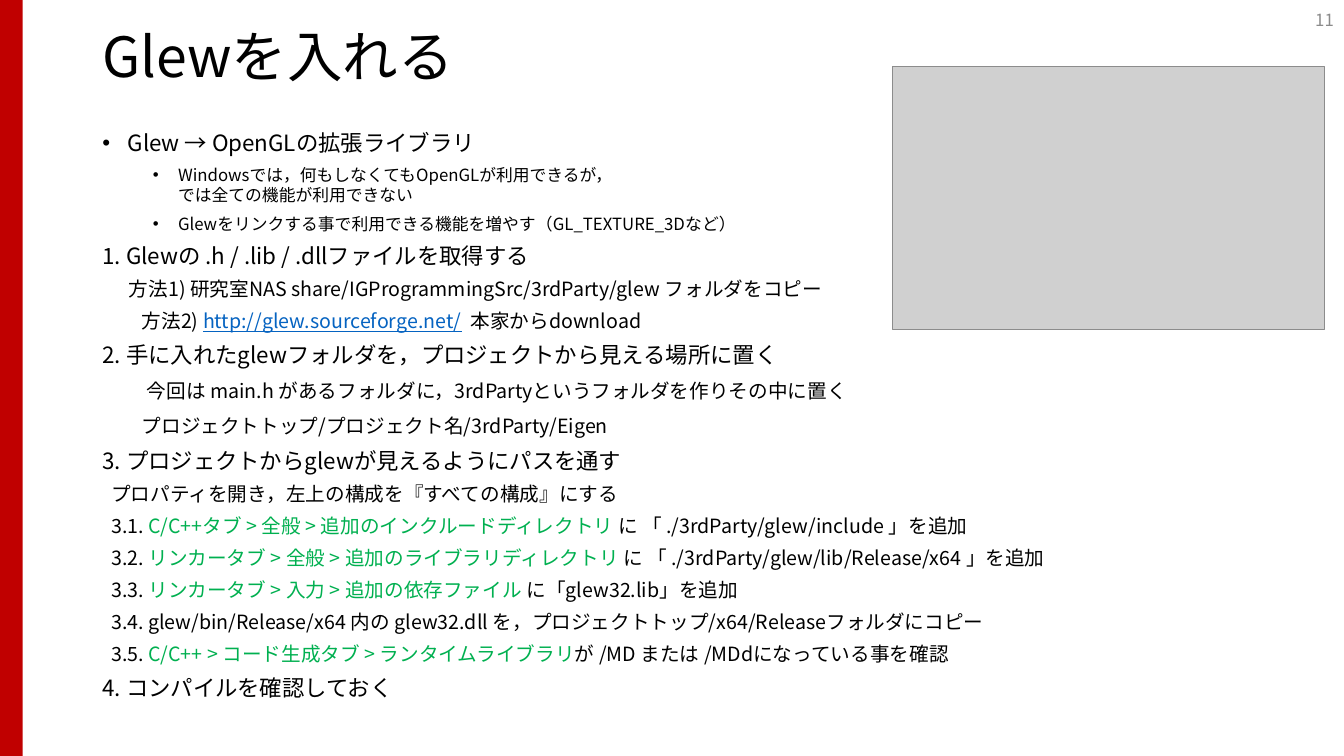
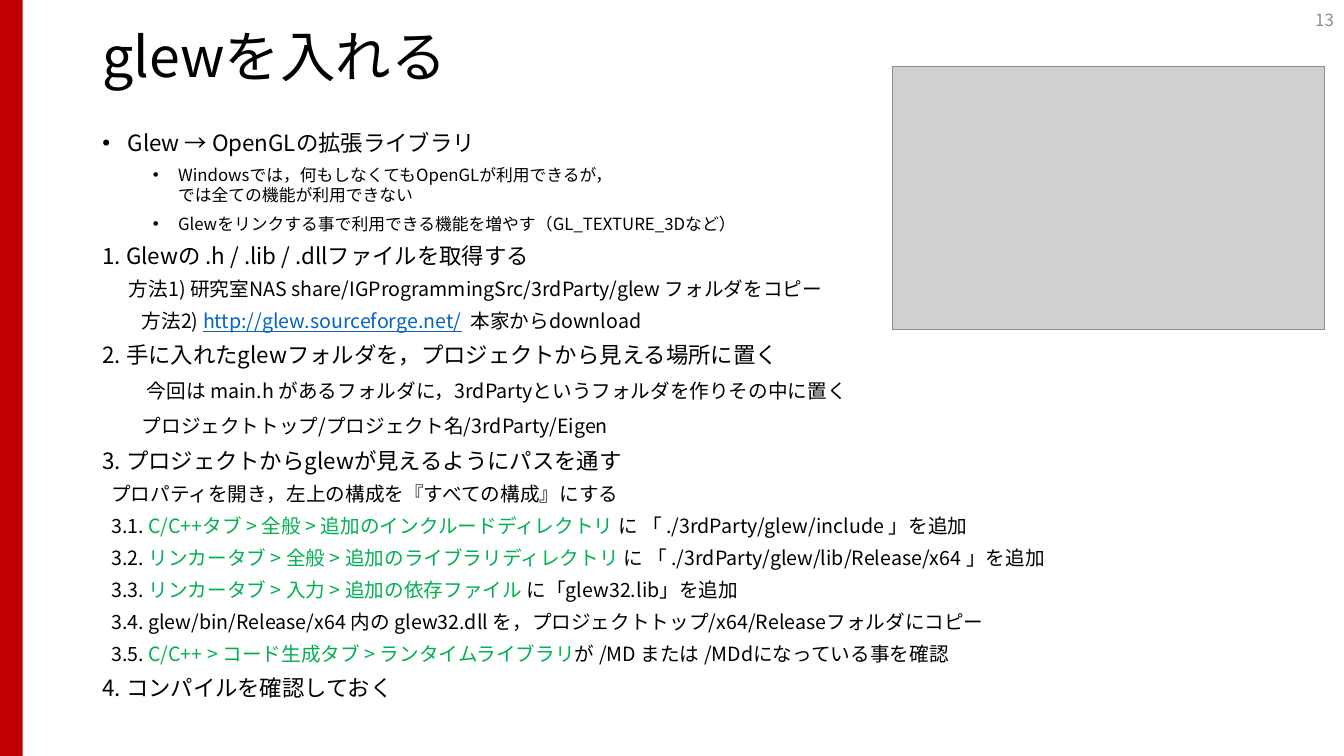
Before and after one commit to shibasab/IGLabProgramBootup, a slide deck: slide 13 of プログラミングスタートアップ.pptx (slide 11 before the commit). Drawn at 1344x756 pixels with LibreOffice and Linux fonts; fonts in the diff are those of the drawing; grey boxes stand for pictures. Boxes give left, top, right and bottom in pixels: in the first picture for what was removed or moved away, otherwise in the second. Text is boxed around its words. In the diff, an @@ line names an element or a change of style, - is before the commit and + after.

```diff
--- a/プログラミングスタートアップ.pptx
+++ b/プログラミングスタートアップ.pptx
@@ page number at (x1=1315, y1=13, x2=1334, y2=26): text changed @@
-11
+13
@@ title at (x1=102, y1=32, x2=446, y2=91): text changed @@
-Glewを入れる
+glewを入れる
```
Also in this commit, not shown: 4 other slides changed, 3 slides added.
